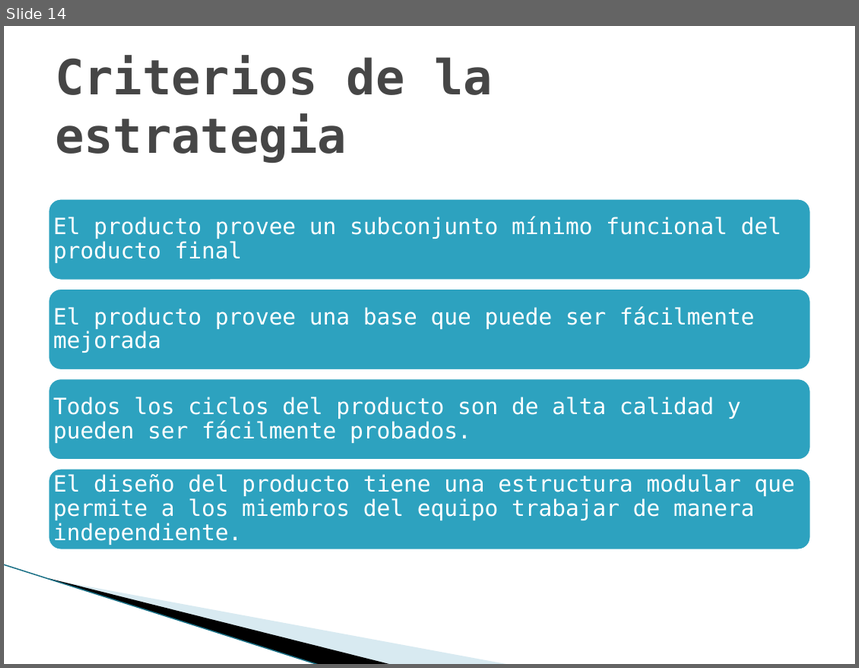
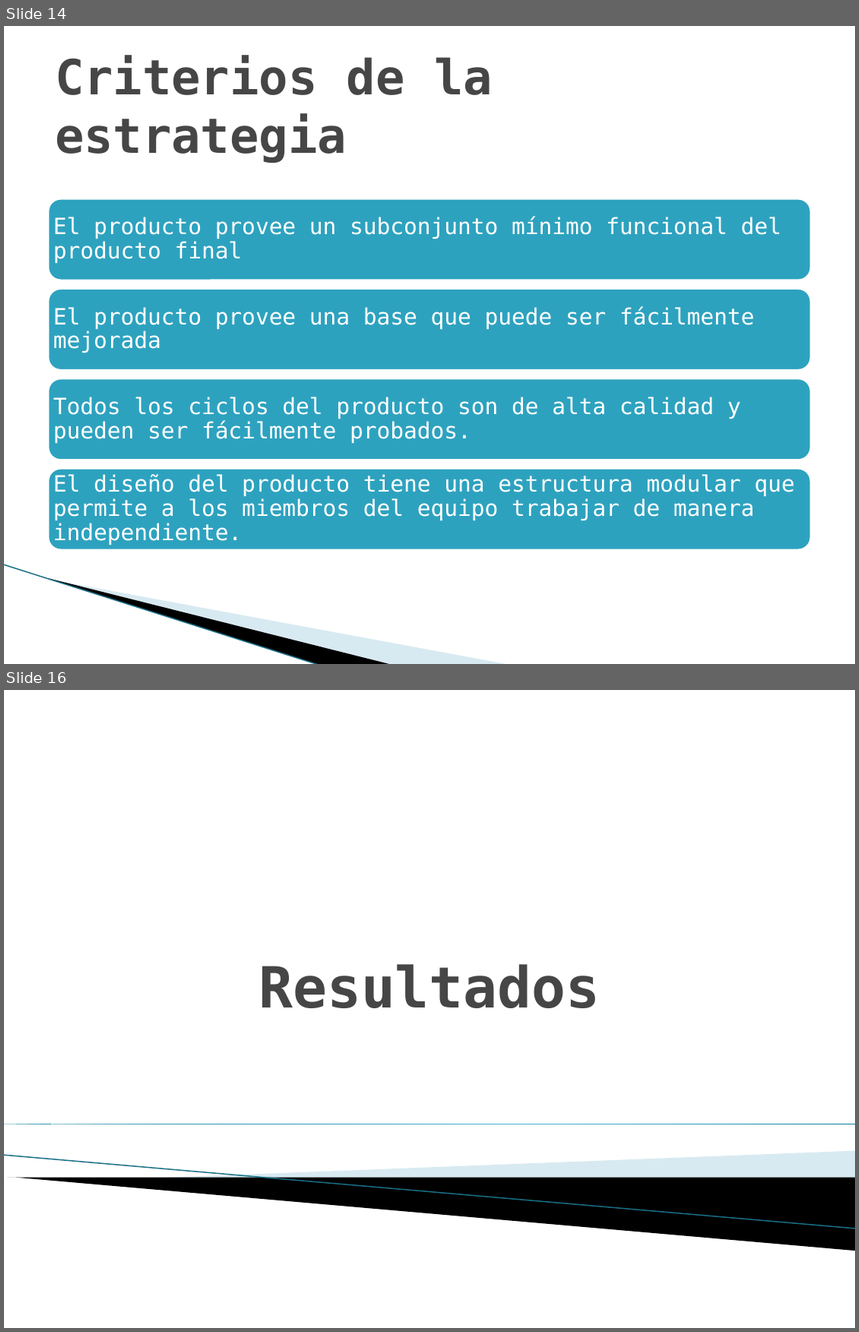
Before and after one commit to jlsarmientoh/tsp_change_counter, a slide deck: docs/NoteBook/Project cycle reports/TSPi – Ciclo 1.pptx. Shown one above the other, each under a label of ours: slide 14 before the commit, slides 14 and 16 after it; the slides between them are not shown. The pictures are 859x668 and 859x1332 pixels, drawn with LibreOffice and Linux fonts; fonts in the diff are those of the drawing; background and template pictures are left out. Boxes give left, top, right and bottom in pixels: in the first picture for what was removed or moved away, otherwise in the second. Text is boxed around its words. In the diff, an @@ line names an element or a change of style, - is before the commit and + after.

```diff
--- a/docs/NoteBook/Project cycle reports/TSPi – Ciclo 1.pptx
+++ b/docs/NoteBook/Project cycle reports/TSPi – Ciclo 1.pptx
@@ slide 16 added at [4, 690, 855, 1328], background #FFFFFF @@
@@ title added at [259, 964, 600, 1008], 48 pt, text #464646, bold @@
+Resultados
@@ right triangle added at [4, 1124, 855, 1124], fill gradient #007896 to #4CBBDF @@
@@ line added from (4, 1156) to (855, 1229), #97C5D8 0.95 pt @@
@@ freeform shape added at [161, 1151, 855, 1196], fill #A0CBDC at 40% opacity @@
@@ freeform shape added at [7, 1178, 855, 1251], fill #000000 @@
```
Also in this commit, not shown: 13 other slides added, 3 slides removed, 1 other file.
